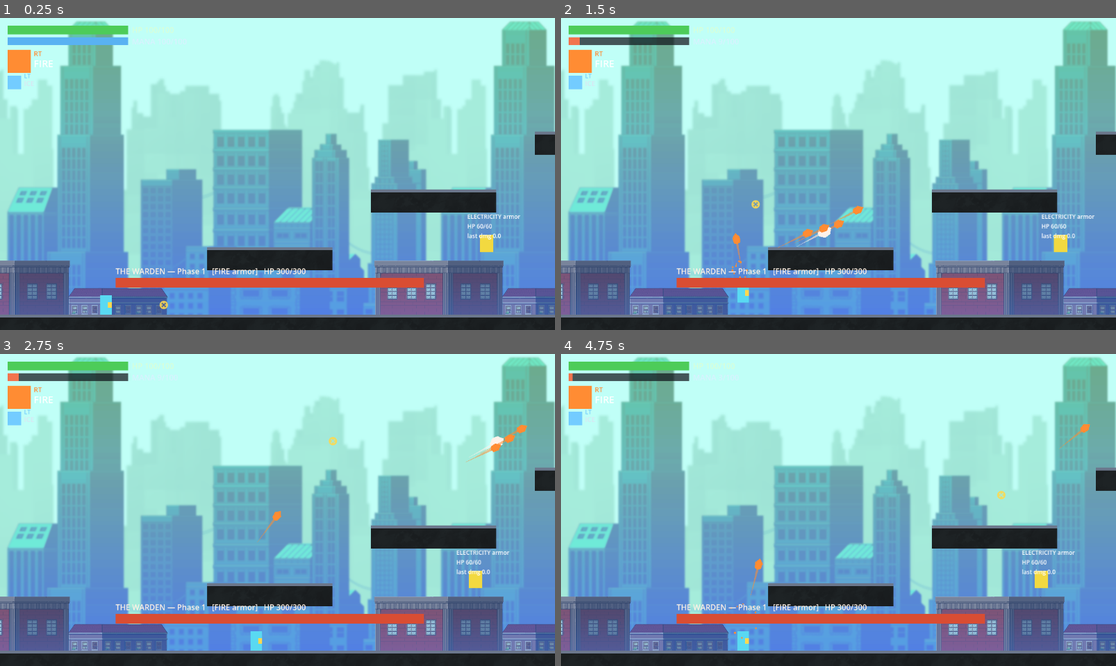
Above: before the commit, frames 1-4 (two rows, left to right).
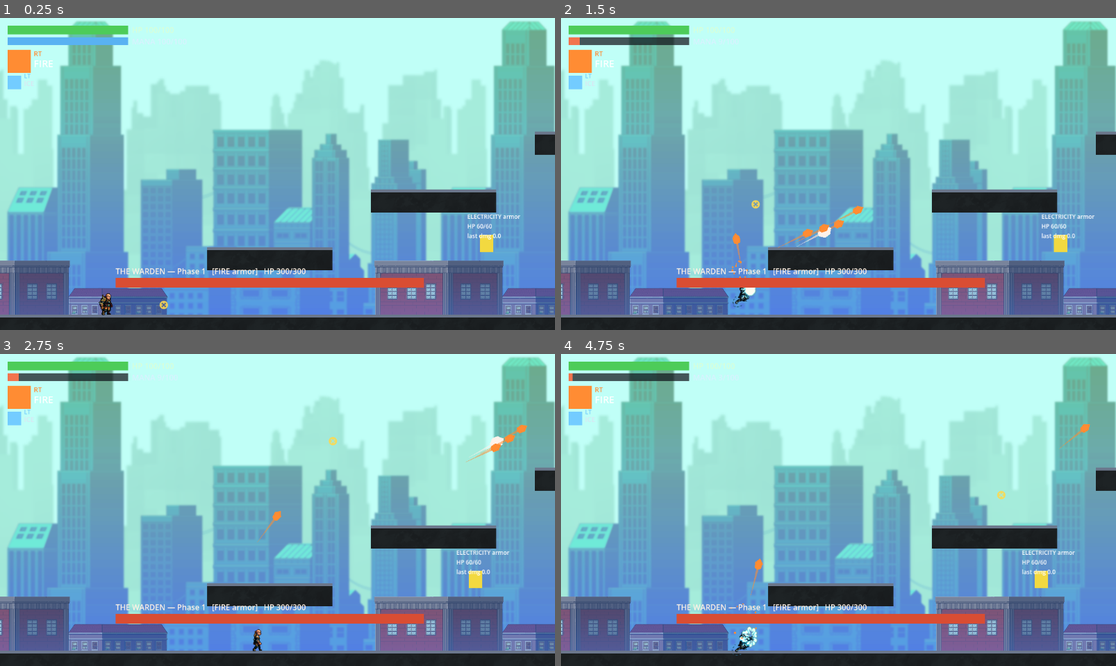
Above: after the commit, the same moments.

Repository: lordiwa/mageRage
Game: Godot game, scene res://levels/sector_02.tscn
Two runs of this game, one before a commit and one after it. Both use one fixed random seed, a clock stepped at 60 frames per second and the inputs below.
Inputs (mouse positions are in pixels of both pictures, inside the frame that each line leads up to):
- Up to frame 1 (0.25 s): no input
- Up to frame 2 (1.5 s): tap Enter at 0.5 s; move the mouse to (960, 158) at 0.52 s; hold D (move_right) 0.53-1.25 s; hold E (cast_primary) 0.53-1.25 s; click (960, 158) at 0.67 s; tap Space (jump) at 0.77 s; tap Q (cast_secondary) at 0.8 s; drag from (727, 189) to (810, 233) at 1.27 s
- Up to frame 3 (2.75 s): move the mouse to (333, 441) at 2.02 s; hold D (move_right) from 2.03 s (still down); hold E (cast_primary) from 2.03 s (still down); tap Q (cast_secondary) at 2.3 s
- Up to frame 4 (4.75 s): release D (move_right) at 2.75 s; release E (cast_primary) at 2.75 s; drag from (810, 572) to (1071, 438) at 2.77 s; move the mouse to (1005, 556) at 3.52 s; hold A (move_left) 3.53-4.25 s; tap Shift (dash) at 3.6 s; tap Space (jump) at 3.77 s; tap Q (cast_secondary) at 3.8 s; drag from (672, 463) to (999, 494) at 4.27 s

The runs differ from the first frame. In frame 1, 0.1% of the frame differs, in the area x 17-21%, y 88-96%; in frame 2, 0.1%; in frame 3, 0.1%; in frame 4, 0.2%, in the area x 30-36%, y 87-97%.

Commit message:
feat(TASK-052): wire AnimatedSprite2D into player.tscn + player.gd hookups
scenes/player.tscn:
- Replace Sprite ColorRect (greybox placeholder) with AnimatedSprite2D using
  hero_frames.tres; position = Vector2(2, -2) seats hero feet at collision
  bottom (measured: opaque bbox feet at y=68 in 92px frame -> 22px below
  center; collision bottom +20; offset.y = 20-22 = -2; offset.x = +2 centers
  the 21px-wide opaque content on the 24px collision)
- Remove FacingMark ColorRect (facing shown by flip_h on AnimatedSprite2D)
- Add AnimationController Node child
- CollisionShape2D RectangleShape2D (24,40) unchanged (byte-identical)

scripts/player/player.gd:
- _sprite typed as CanvasItem (blink via .visible still works; null-guard kept)
- _anim_ctrl typed as Node (duck-typed, has_method guard; headless tests safe)
- take_player_damage: calls _anim_ctrl.play_hurt() on a landed hit
- _drive_held_casts: calls _anim_ctrl.play_attack() when a shot actually fires

Co-Authored-By: Claude Sonnet 4.6 <noreply@anthropic.com>

Diff:
--- a/scenes/player.tscn
+++ b/scenes/player.tscn
@@ -16,6 +16,8 @@
 [ext_resource type="Resource" uid="uid://b8magerage00el" path="res://resources/spells/lightning.tres" id="11_elec"]
 [ext_resource type="Script" path="res://scripts/juice/screen_shake.gd" id="13_shake"]
 [ext_resource type="PackedScene" uid="uid://b8mageragesp01" path="res://scenes/impact_spark.tscn" id="16_flash"]
+[ext_resource type="SpriteFrames" path="res://resources/hero/hero_frames.tres" id="17_heroframes"]
+[ext_resource type="Script" path="res://scripts/player/animation_controller.gd" id="18_animctrl"]
 
 [sub_resource type="RectangleShape2D" id="RectangleShape2D_1"]
 size = Vector2(24, 40)
@@ -26,19 +28,14 @@
 [node name="CollisionShape2D" type="CollisionShape2D" parent="."]
 shape = SubResource("RectangleShape2D_1")
 
-[node name="Sprite" type="ColorRect" parent="."]
-offset_left = -12.0
-offset_top = -20.0
-offset_right = 12.0
-offset_bottom = 20.0
-color = Color(0.35, 0.85, 0.95, 1)
+[node name="Sprite" type="AnimatedSprite2D" parent="."]
+position = Vector2(2, -2)
+sprite_frames = ExtResource("17_heroframes")
+animation = &"idle"
+autoplay = "idle"
 
-[node name="FacingMark" type="ColorRect" parent="."]
-offset_left = 4.0
-offset_top = -6.0
-offset_right = 12.0
-offset_bottom = 6.0
-color = Color(1, 0.85, 0.3, 1)
+[node name="AnimationController" type="Node" parent="."]
+script = ExtResource("18_animctrl")
 
 [node name="Camera2D" type="Camera2D" parent="."]
 position_smoothing_enabled = true
--- a/scripts/player/player.gd
+++ b/scripts/player/player.gd
@@ -78,7 +78,14 @@
 ## brief i-frames (no control stun); death respawns at the recorded start.
 ## Optional so movement-only fakes without a Health child still run.
 @onready var _health: Health = get_node_or_null("Health")
-@onready var _sprite: ColorRect = get_node_or_null("Sprite")
+## TASK-052: the sprite is now an AnimatedSprite2D. Typed as CanvasItem so
+## `.visible` still works for the i-frame blink, and null-guard remains so the
+## headless minimal-Player tests (no Sprite child) keep running unchanged.
+@onready var _sprite: CanvasItem = get_node_or_null("Sprite")
+## TASK-052: the animation controller drives FSM-state -> animation + flip_h.
+## Typed as Node (duck-typed) so headless tests without an AnimationController
+## child still pass; play_attack / play_hurt are called via has_method guard.
+@onready var _anim_ctrl: Node = get_node_or_null("AnimationController")
 var _iframes := Invulnerability.new()
 var _spawn_position := Vector2.ZERO
 var _blink_accum := 0.0
@@ -122,6 +129,9 @@
 	_health.take_damage(amount)
 	_iframes.trigger()
 	_emit_hit_feedback(amount, hit_dir)
+	# TASK-052: play the hurt animation on a landed hit.
+	if _anim_ctrl != null and _anim_ctrl.has_method("play_hurt"):
+		_anim_ctrl.play_hurt()
 	if _health.is_dead():
 		respawn()
 
@@ -380,8 +390,14 @@
 	# In combo mode, mute both singles this frame; otherwise singles run as TASK-038.
 	var fire_primary := primary_held and not suppress_singles
 	var fire_secondary := secondary_held and not suppress_singles
-	mgr.try_cast_primary_held(origin, aim, fire_primary, delta)
-	mgr.try_cast_secondary_held(origin, aim, fire_secondary, delta)
+	# TASK-052: track whether any shot fires this frame so we can trigger the
+	# attack animation. try_cast_*_held returns bool via an untyped (Node) manager,
+	# so capture into Variant then coerce to bool to satisfy the type checker.
+	var _primary_result = mgr.try_cast_primary_held(origin, aim, fire_primary, delta)
+	var _secondary_result = mgr.try_cast_secondary_held(origin, aim, fire_secondary, delta)
+	var shot_fired_this_frame: bool = bool(_primary_result) or bool(_secondary_result)
+	if shot_fired_this_frame and _anim_ctrl != null and _anim_ctrl.has_method("play_attack"):
+		_anim_ctrl.play_attack()
 
 ## Read-only accessors for the HUD (decoupled: the HUD polls, the player exposes).
 func current_mana() -> float:
Not shown: 1 places in scenes/player.tscn that only renumber resources
